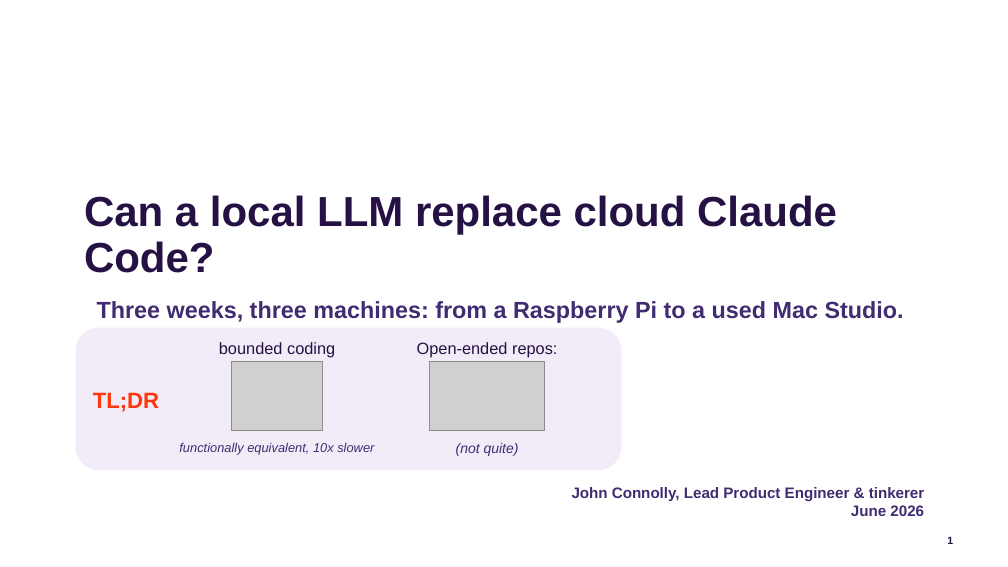
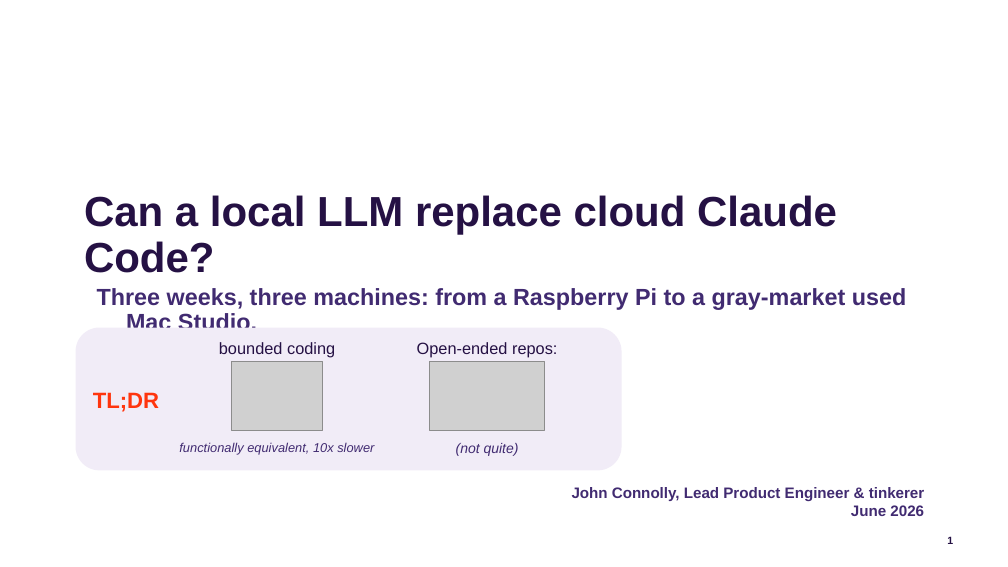
Before and after one commit to jconnolly/local-llm-pi5, a slide deck: slide 1 of local-llm-datasociety.pptx. Drawn at 1008x567 pixels with LibreOffice and Linux fonts; fonts in the diff are those of the drawing; grey boxes stand for pictures; background and template pictures are left out. Boxes give left, top, right and bottom in pixels: in the first picture for what was removed or moved away, otherwise in the second. Text is boxed around its words. In the diff, an @@ line names an element or a change of style, - is before the commit and + after.

Commit message:
Title subtitle: 'used Mac Studio' -> 'gray-market used Mac Studio' (more drama)

```diff
--- a/local-llm-datasociety.pptx
+++ b/local-llm-datasociety.pptx
@@ subtitle at [97, 288, 906, 328]: text changed @@
-Three weeks, three machines: from a Raspberry Pi to a used Mac Studio.
+Three weeks, three machines: from a Raspberry Pi to a gray-market used Mac Studio.
```
Also in this commit, not shown: 3 other files.
